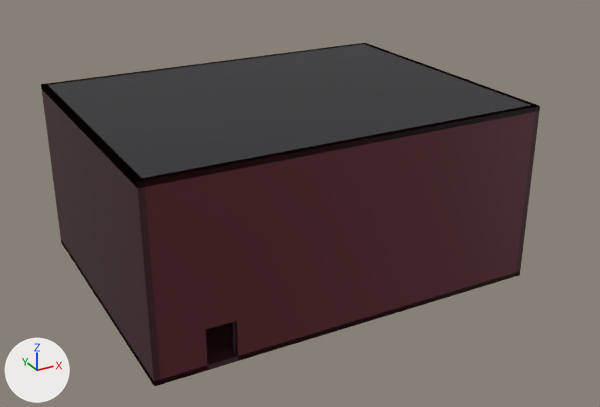
The glTF model www/bake/hallClassic.glb, before and after one commit.
Camera for both pictures: a 50 mm camera at (-7.8, -17.6, 30.1) aimed at (20.1, 33.0, 4.8). The lights are fixed; the arrows at lower left show +X, +Y and +Z. The picture after the commit comes second. Vertices at exactly the same position are counted once.

Script lines for the objects in view, before the commit:
```python
me_hallclassic = bpy.data.meshes.new('hallClassic')
me_hallclassic.from_pydata(...)  # 3138 vertices, 5720 faces; spans x 4.2..32.3, y 21.9..43.5, z 0.7..13.6
me_hallclassic.materials.append(mat_defaultmaterial)
ob_hallclassic = bpy.data.objects.new('hallClassic', me_hallclassic)
ob_hallclassic.location = (0.0, 0.0, 0.0)
```
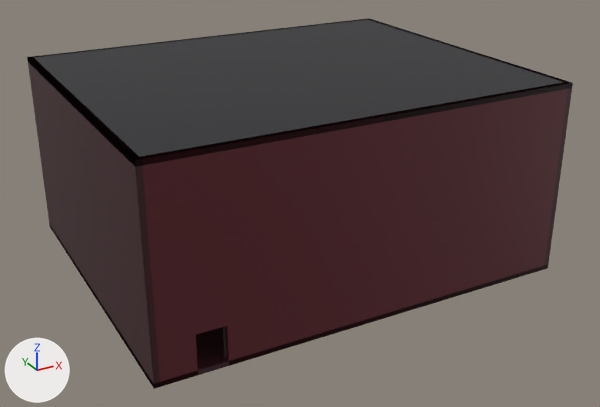
Where the change shows, as pixel boxes (x1, y1, x2, y2) in the pictures (600 x 407 px):
'hallClassic', reshaped (9% wider, 8% taller): before (41, 43, 540, 386); after (27, 18, 573, 389)

Edits to the bpy script that builds the scene:
```text
Change me_hallclassic:
    used by ob_hallclassic; location = (0.0, 0.0, 0.0)
    remove me_hallclassic.from_pydata(...)  # 3138 vertices, 5720 faces; spans x 4.2..32.3, y 21.9..43.5, z 0.7..13.6
    add me_hallclassic.from_pydata(...)  # 3934 vertices, 7173 faces; spans x 4.2..35.2, y 22.0..47.4, z 0.5..14.8
    me_hallclassic part 1: the loose piece of 108 vertices spanning x 4.2..32.3, y 21.9..43.5, z 0.7..13.6 is rebuilt with 108 vertices and now spans x 4.2..35.2, y 22.0..47.4, z 0.5..14.8
    other edits to the shape of me_hallclassic do not show in these pictures
```
